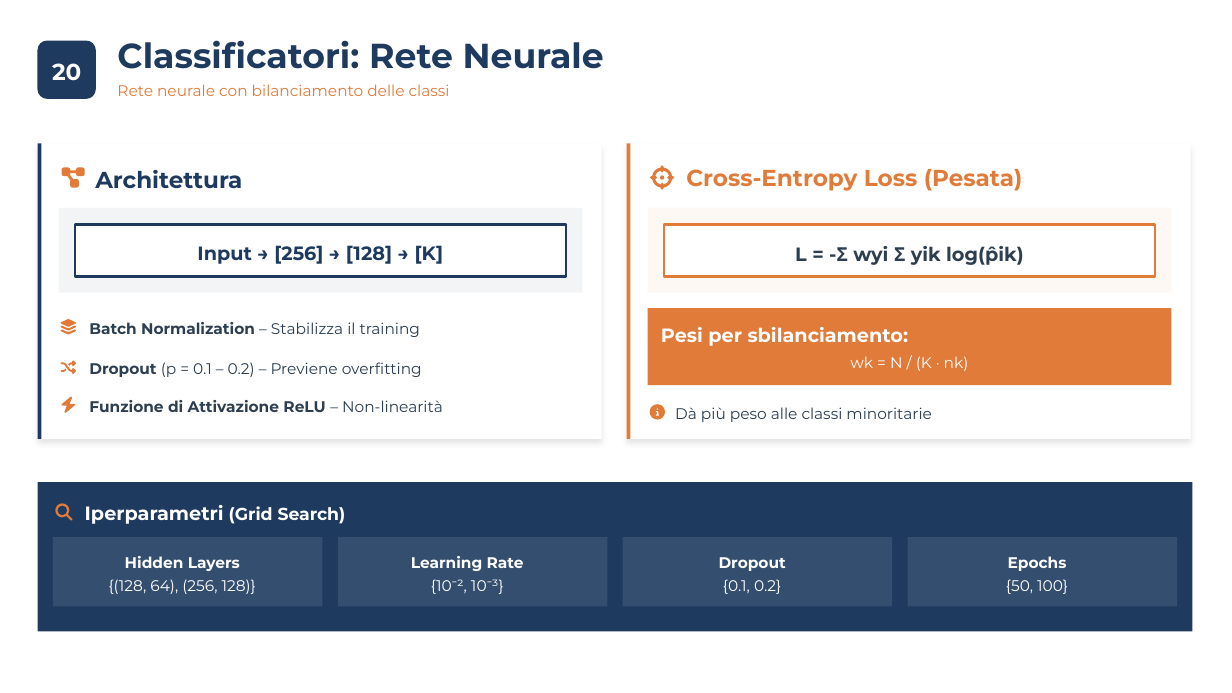
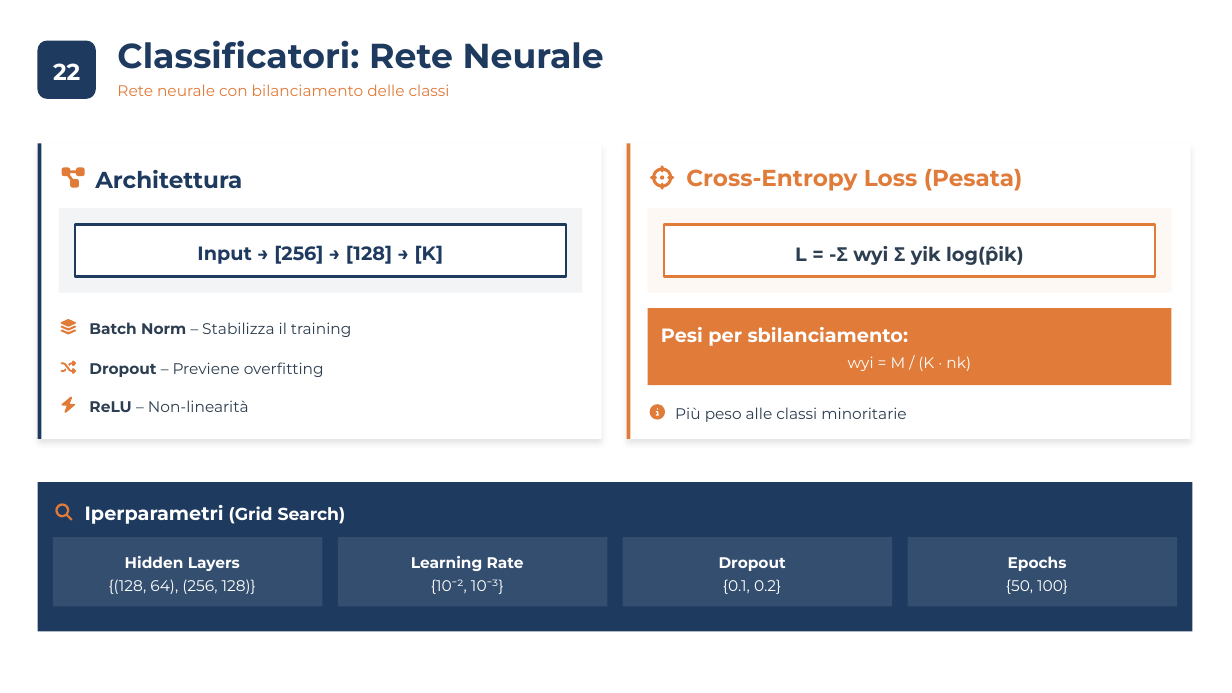
Before and after one commit to carrieroroberto/face-recognition-dimensionality-reduction, a slide deck: slide 24 of results/presentation/Carriero, Leone - Analisi Comparativa per Riduzione Dimensionale, Approccio Lineare e Non-Lineare per Riconoscimento e Verifica Facciale.pptx (slide 22 before the commit). Drawn at 1232x693 pixels with LibreOffice and Linux fonts; fonts in the diff are those of the drawing. Boxes give left, top, right and bottom in pixels: in the first picture for what was removed or moved away, otherwise in the second. Text is boxed around its words. In the diff, an @@ line names an element or a change of style, - is before the commit and + after.

```diff
--- a/results/presentation/Carriero, Leone - Analisi Comparativa per Riduzione Dimensionale, Approccio Lineare e Non-Lineare per Riconoscimento e Verifica Facciale.pptx
+++ b/results/presentation/Carriero, Leone - Analisi Comparativa per Riduzione Dimensionale, Approccio Lineare e Non-Lineare per Riconoscimento e Verifica Facciale.pptx
@@ text at (53, 63, 80, 80): text changed @@
-20
+22
@@ text at (89, 322, 351, 337): text changed @@
-Batch Normalization – Stabilizza il training
+Batch Norm – Stabilizza il training
@@ text at (848, 356, 971, 371): text changed @@
-wk = N / (K · nk)
+wyi = M / (K · nk)
@@ text at (89, 362, 324, 377): text changed @@
-Dropout (p = 0.1 – 0.2) – Previene overfitting
+Dropout – Previene overfitting
@@ text at (89, 400, 249, 412): text changed; bold off @@
-Funzione di Attivazione ReLU – Non-linearità
+ReLU – Non-linearità
@@ text at (675, 407, 906, 422): text changed @@
-Dà più peso alle classi minoritarie
+Più peso alle classi minoritarie
```
Also in this commit, not shown: 31 other slides changed, 2 other files.
